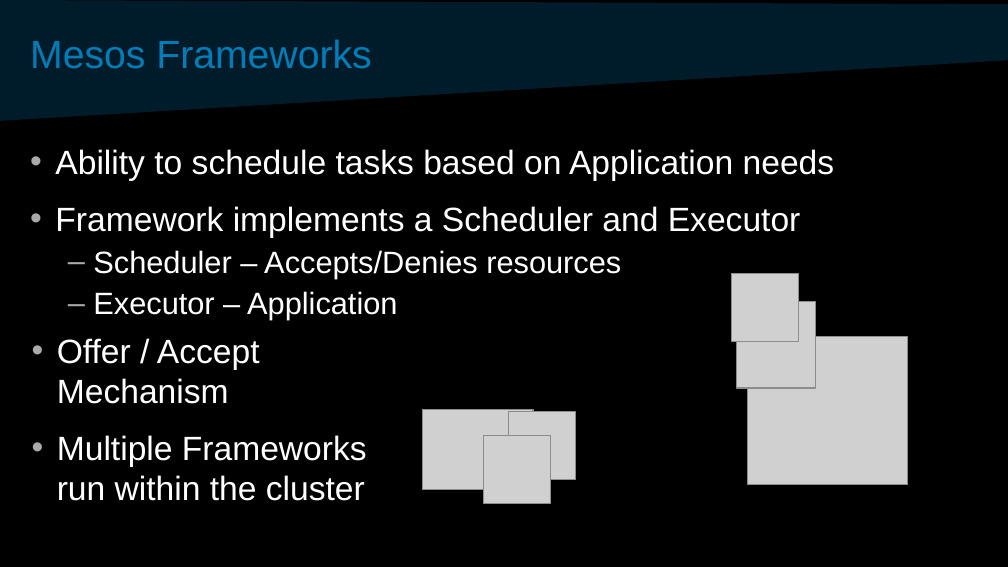
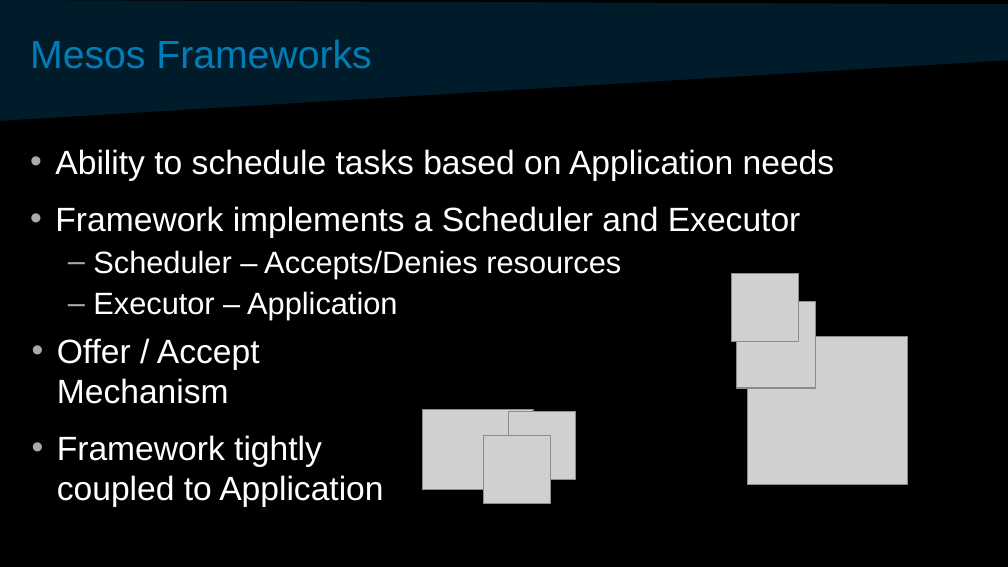
Before and after one commit to davidvonthenen/proposals, a slide deck: slide 14 of 2017_APACHECON_US/ConSchedAndSbSChangeCloud.pptx. Drawn at 1008x567 pixels with LibreOffice and Linux fonts; fonts in the diff are those of the drawing; grey boxes stand for pictures; background and template pictures are left out. Boxes give left, top, right and bottom in pixels: in the first picture for what was removed or moved away, otherwise in the second. Text is boxed around its words. In the diff, an @@ line names an element or a change of style, - is before the commit and + after.

```diff
--- a/2017_APACHECON_US/ConSchedAndSbSChangeCloud.pptx
+++ b/2017_APACHECON_US/ConSchedAndSbSChangeCloud.pptx
@@ text at box(57, 435, 383, 507): text changed @@
-• Multiple Frameworks run within the cluster
+• Framework tightly coupled to Application
```
Also in this commit, not shown: 2 other slides changed.
